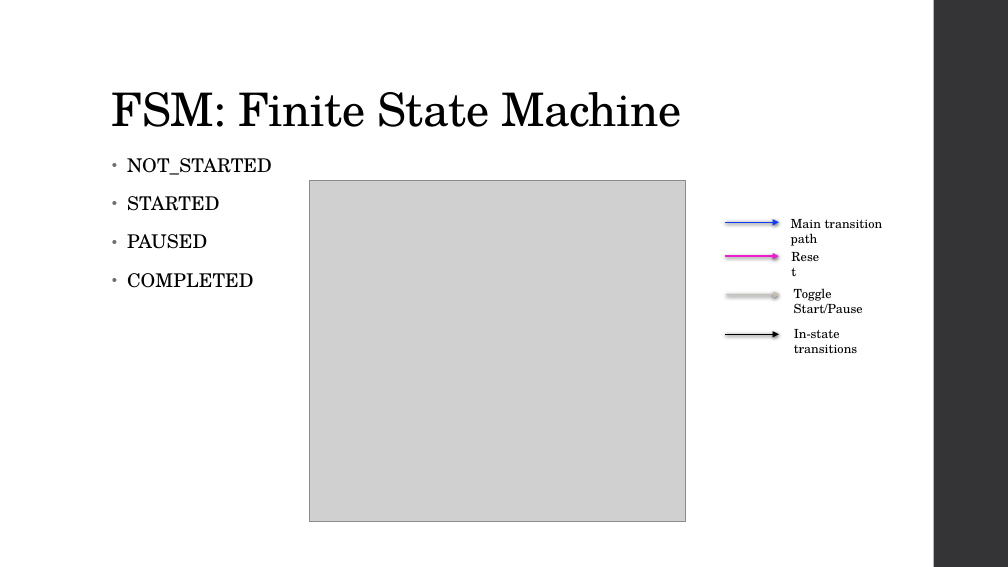
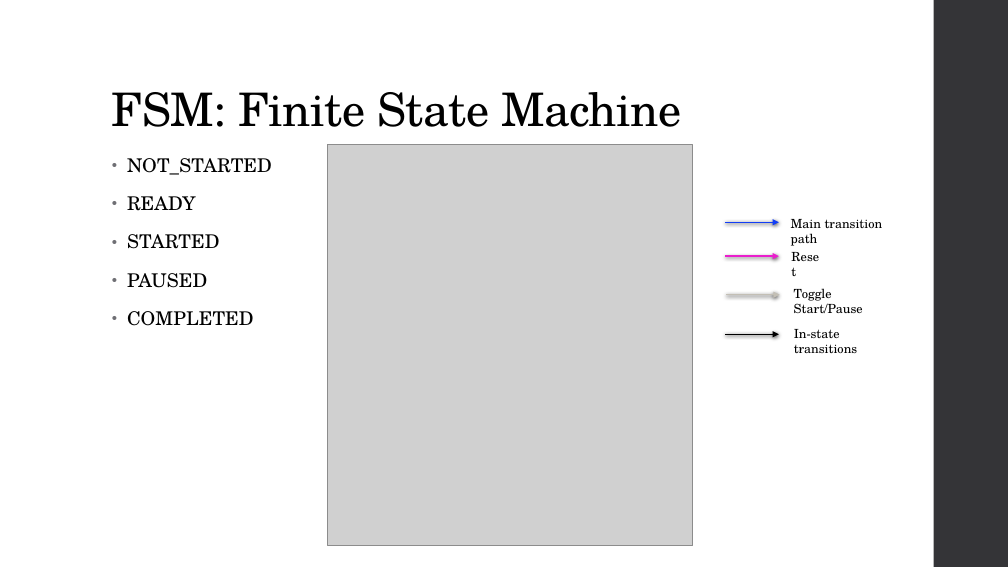
Before and after one commit to DerekJi/ngtetris, a slide deck: slide 11 of docs/system-design.pptx. Drawn at 1008x567 pixels with LibreOffice and Linux fonts; fonts in the diff are those of the drawing; grey boxes stand for pictures. Boxes give left, top, right and bottom in pixels: in the first picture for what was removed or moved away, otherwise in the second. Text is boxed around its words. In the diff, an @@ line names an element or a change of style, - is before the commit and + after.

```diff
--- a/docs/system-design.pptx
+++ b/docs/system-design.pptx
@@ picture: place and size @@
-picture at (309,181,685,522)
+picture at (328,144,693,546)
@@ text at (127,196,196,211): paragraph added @@
+• READY
```
Also in this commit, not shown: 1 other slide changed, 1 other file.
